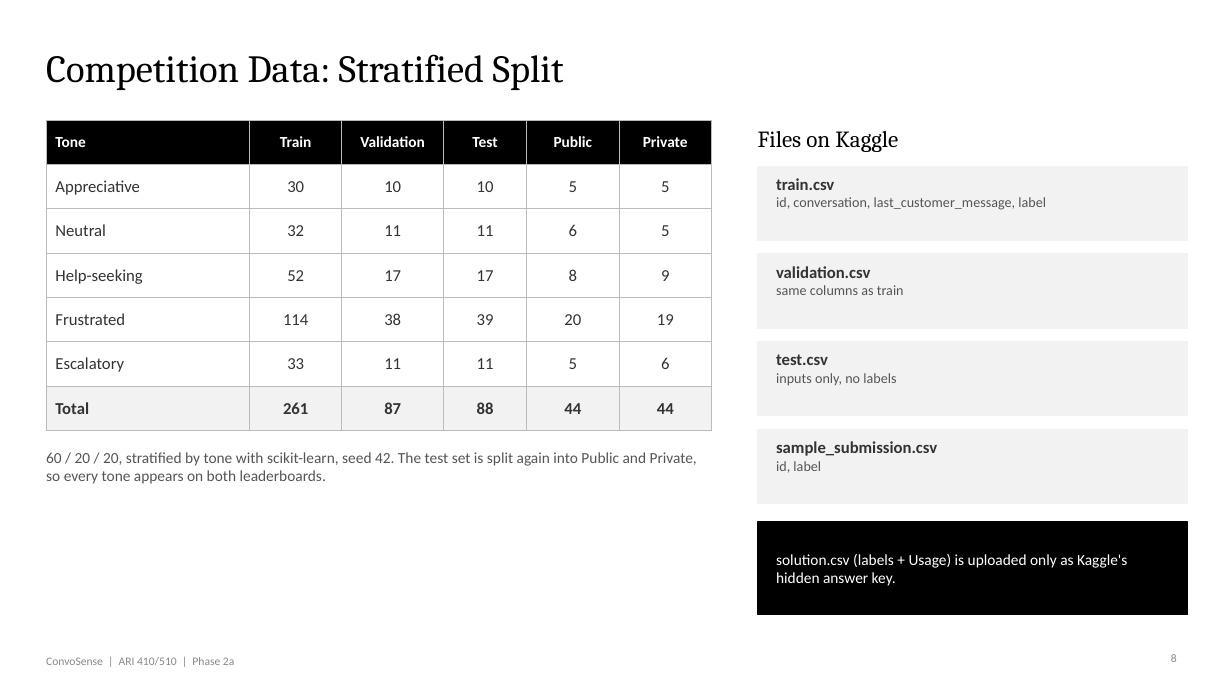
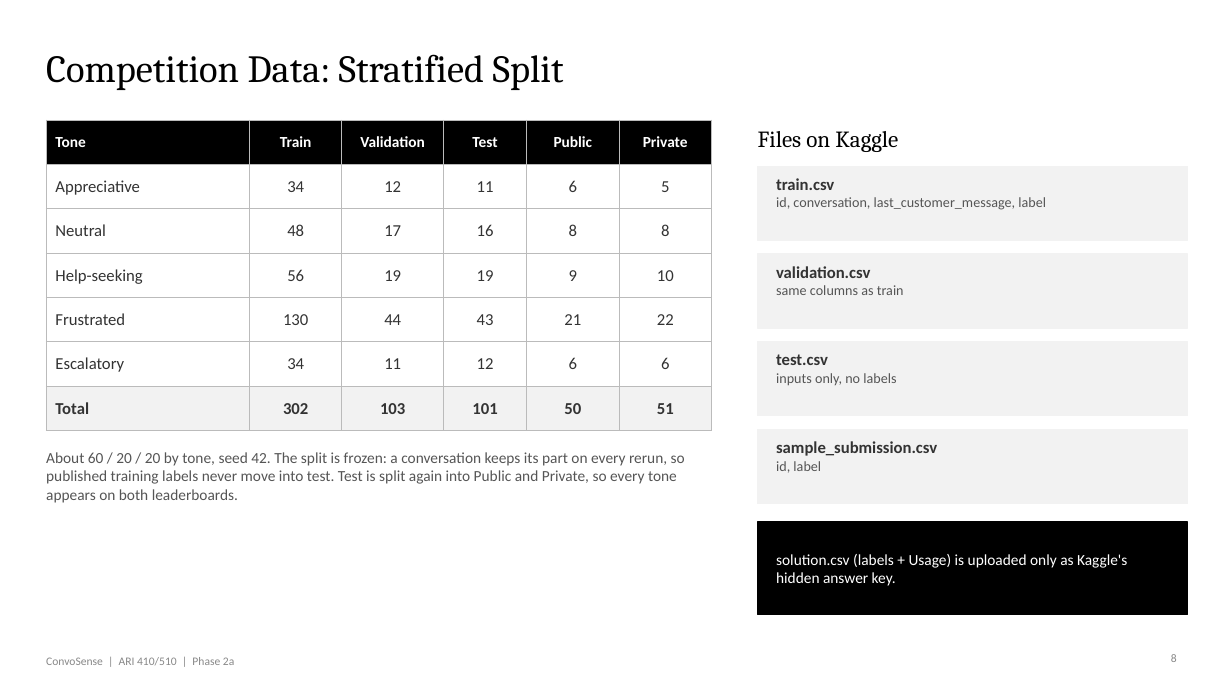
Before and after one commit to VenkatRepaka/CONVOSENSE, a slide deck: slide 8 of docs/phase2a.pptx. Drawn at 1232x693 pixels with LibreOffice and Linux fonts; fonts in the diff are those of the drawing. Boxes give left, top, right and bottom in pixels: in the first picture for what was removed or moved away, otherwise in the second. Text is boxed around its words. In the diff, an @@ line names an element or a change of style, - is before the commit and + after.

```diff
--- a/docs/phase2a.pptx
+++ b/docs/phase2a.pptx
@@ table at (x1=46, y1=120, x2=712, y2=418) @@
-row 2: Appreciative | 30 | 10 | 10 | 5 | 5
+row 2: Appreciative | 34 | 12 | 11 | 6 | 5
-row 3: Neutral | 32 | 11 | 11 | 6 | 5
+row 3: Neutral | 48 | 17 | 16 | 8 | 8
-row 4: Help-seeking | 52 | 17 | 17 | 8 | 9
+row 4: Help-seeking | 56 | 19 | 19 | 9 | 10
-row 5: Frustrated | 114 | 38 | 39 | 20 | 19
+row 5: Frustrated | 130 | 44 | 43 | 21 | 22
-row 6: Escalatory | 33 | 11 | 11 | 5 | 6
+row 6: Escalatory | 34 | 11 | 12 | 6 | 6
-row 7: Total | 261 | 87 | 88 | 44 | 44
+row 7: Total | 302 | 103 | 101 | 50 | 51
@@ text at (x1=46, y1=452, x2=685, y2=503): text changed @@
-60 / 20 / 20, stratified by tone with scikit-learn, seed 42. The test set is split again into Public and Private, so every tone appears on both leaderboards.
+About 60 / 20 / 20 by tone, seed 42. The split is frozen: a conversation keeps its part on every rerun, so published training labels never move into test. Test is split again into Public and Private, so every tone appears on both leaderboards.
```
Also in this commit, not shown: 9 other slides changed, 43 other files.
